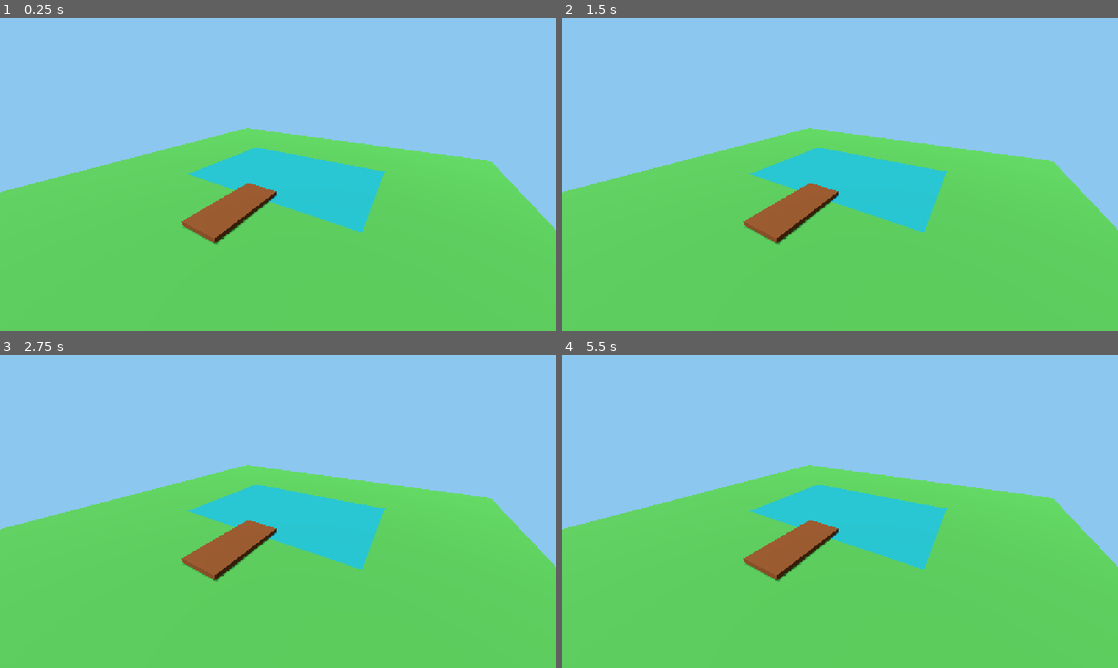
Above: before the commit, frames 1-4 (two rows, left to right).
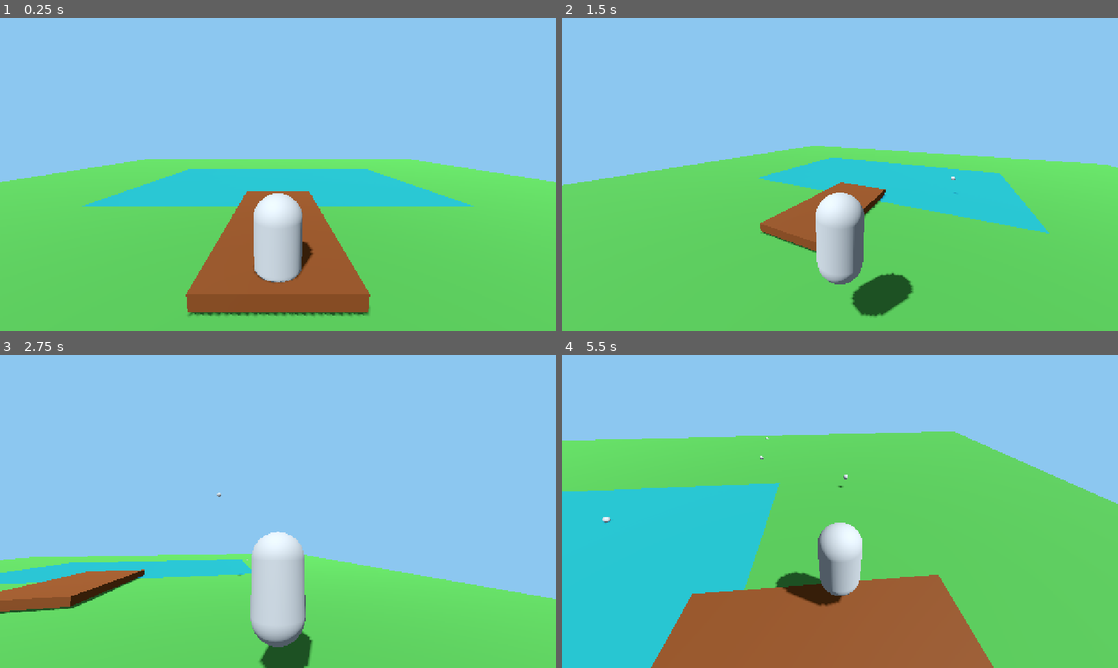
Above: after the commit, the same moments.

Repository: Comper123/FishingGame
Game: Godot game, scene res://scenes/main.tscn
Same seed, same stepped clock (60 frames per second), same inputs: the game is played once before the commit and once after it.
Inputs (mouse positions are in pixels of both pictures, inside the frame that each line leads up to):
- Up to frame 1 (0.25 s): no input
- Up to frame 2 (1.5 s): tap Enter at 0.5 s; move the mouse to (962, 158) at 0.52 s; press the mouse at (962, 158) at 0.53 s; hold D (move_right, bound only after the commit) 0.53-1.28 s; tap Space (jump, bound only after the commit) at 0.77, 0.8, 1.07, 1.35 s; move the mouse to (728, 190) at 1.27 s; release the mouse at (728, 190) at 1.28 s; hold S (move_backward, bound only after the commit) from 1.28 s (still down)
- Up to frame 3 (2.75 s): tap Space (jump, bound only after the commit) at 1.52, 1.82, 2.3 s; click (166, 527) at 1.55 s; move the mouse to (333, 442) at 2.02 s; release S (move_backward, bound only after the commit) at 2.03 s; press the mouse at (333, 442) at 2.03 s; hold D (move_right, bound only after the commit) from 2.03 s (still down)
- Up to frame 4 (5.5 s): move the mouse to (812, 574) at 2.77 s; release D (move_right, bound only after the commit) at 2.78 s; release the mouse at (812, 574) at 2.78 s; hold W (move_forward, bound only after the commit) 2.78-3.53 s; click (812, 574) at 2.85 s; tap Space (jump, bound only after the commit) at 3.02, 3.32, 3.6, 3.77, 4.07, 4.52, 4.82, 5.3 s; move the mouse to (1006, 558) at 3.52 s; hold A (move_left, bound only after the commit) 3.53-5.03 s; click (1006, 558) at 3.67 s; tap Escape (ui_cancel) at 4.15 s; move the mouse to (673, 464) at 4.27 s; click (673, 464) at 4.35 s; move the mouse to (867, 511) at 5.02 s; press the mouse at (867, 511) at 5.03 s; hold S (move_backward, bound only after the commit) from 5.03 s (still down)

The runs differ from the first frame. In frame 1, 19% of the frame differs, in the area x 0-100%, y 35-96%; in frame 2, 12%; in frame 3, 31%; in frame 4, 52%, in the area x 0-100%, y 24-100%.

Commit message:
add player, bobber and base movements

Diff:
--- /dev/null
+++ b/player.tscn
@@ -0,0 +1,23 @@
+[gd_scene format=3 uid="uid://qa3f1bcvhocq"]
+
+[sub_resource type="CapsuleMesh" id="CapsuleMesh_1vivr"]
+
+[sub_resource type="CapsuleShape3D" id="CapsuleShape3D_8vrlf"]
+
+[node name="Player" type="CharacterBody3D" unique_id=1836711902]
+
+[node name="MeshInstance3D" type="MeshInstance3D" parent="." unique_id=1201757446]
+mesh = SubResource("CapsuleMesh_1vivr")
+
+[node name="CollisionShape3D" type="CollisionShape3D" parent="." unique_id=188097906]
+shape = SubResource("CapsuleShape3D_8vrlf")
+
+[node name="CameraPivot" type="Node3D" parent="." unique_id=450917062]
+transform = Transform3D(1, 0, 0, 0, 1, 0, 0, 0, 1, 0, 1.4, 0)
+
+[node name="SpringArm3D" type="SpringArm3D" parent="CameraPivot" unique_id=1451221956]
+transform = Transform3D(1, 0, 0, 0, 0.9848077, 0.17364818, 0, -0.17364818, 0.9848077, 0, 0, 0)
+spring_length = 4.0
+
+[node name="Camera3D" type="Camera3D" parent="CameraPivot/SpringArm3D" unique_id=1400128881]
+current = true
--- a/project.godot
+++ b/project.godot
@@ -22,6 +22,39 @@
 window/size/window_height_override=720
 window/stretch/mode="canvas_items"
 
+[input]
+
+move_forward={
+"deadzone": 0.2,
+"events": [Object(InputEventKey,"resource_local_to_scene":false,"resource_name":"","device":-1,"window_id":0,"alt_pressed":false,"shift_pressed":false,"ctrl_pressed":false,"meta_pressed":false,"pressed":false,"keycode":0,"physical_keycode":87,"key_label":0,"unicode":1094,"location":0,"echo":false,"script":null)
+]
+}
+move_backward={
+"deadzone": 0.2,
+"events": [Object(InputEventKey,"resource_local_to_scene":false,"resource_name":"","device":-1,"window_id":0,"alt_pressed":false,"shift_pressed":false,"ctrl_pressed":false,"meta_pressed":false,"pressed":false,"keycode":0,"physical_keycode":83,"key_label":0,"unicode":1099,"location":0,"echo":false,"script":null)
+]
+}
+move_left={
+"deadzone": 0.2,
+"events": [Object(InputEventKey,"resource_local_to_scene":false,"resource_name":"","device":-1,"window_id":0,"alt_pressed":false,"shift_pressed":false,"ctrl_pressed":false,"meta_pressed":false,"pressed":false,"keycode":0,"physical_keycode":65,"key_label":0,"unicode":1092,"location":0,"echo":false,"script":null)
+]
+}
+move_right={
+"deadzone": 0.2,
+"events": [Object(InputEventKey,"resource_local_to_scene":false,"resource_name":"","device":-1,"window_id":0,"alt_pressed":false,"shift_pressed":false,"ctrl_pressed":false,"meta_pressed":false,"pressed":false,"keycode":0,"physical_keycode":68,"key_label":0,"unicode":1074,"location":0,"echo":false,"script":null)
+]
+}
+jump={
+"deadzone": 0.2,
+"events": [Object(InputEventKey,"resource_local_to_scene":false,"resource_name":"","device":-1,"window_id":0,"alt_pressed":false,"shift_pressed":false,"ctrl_pressed":false,"meta_pressed":false,"pressed":false,"keycode":0,"physical_keycode":32,"key_label":0,"unicode":32,"location":0,"echo":false,"script":null)
+]
+}
+cast={
+"deadzone": 0.2,
+"events": [Object(InputEventMouseButton,"resource_local_to_scene":false,"resource_name":"","device":-1,"window_id":0,"alt_pressed":false,"shift_pressed":false,"ctrl_pressed":false,"meta_pressed":false,"button_mask":0,"position":Vector2(0, 0),"global_position":Vector2(0, 0),"factor":1.0,"button_index":1,"canceled":false,"pressed":false,"double_click":false,"script":null)
+]
+}
+
 [rendering]
 
 renderer/rendering_method="mobile"
--- /dev/null
+++ b/scenes/bobber.tscn
@@ -0,0 +1,16 @@
+[gd_scene format=3 uid="uid://nd80c1xntqil"]
+
+[sub_resource type="SphereMesh" id="SphereMesh_1vivr"]
+radius = 0.12
+height = 0.24
+
+[sub_resource type="SphereShape3D" id="SphereShape3D_8vrlf"]
+radius = 0.12
+
+[node name="Bobber" type="RigidBody3D" unique_id=1701012906]
+
+[node name="MeshInstance3D" type="MeshInstance3D" parent="." unique_id=1538926948]
+mesh = SubResource("SphereMesh_1vivr")
+
+[node name="CollisionShape3D" type="CollisionShape3D" parent="." unique_id=436305498]
+shape = SubResource("SphereShape3D_8vrlf")
--- a/scenes/main.tscn
+++ b/scenes/main.tscn
@@ -1,4 +1,6 @@
 [gd_scene format=3 uid="uid://blduas550oc8w"]
+
+[ext_resource type="PackedScene" uid="uid://qa3f1bcvhocq" path="res://scenes/player.tscn" id="1_o5qli"]
 
 [sub_resource type="Environment" id="Environment_main"]
 background_mode = 1
@@ -33,6 +35,9 @@
 material = SubResource("Material_dock")
 size = Vector3(3.2, 0.35, 7)
 
+[sub_resource type="BoxShape3D" id="BoxShape3D_1vivr"]
+size = Vector3(40, 0.2, 40)
+
 [node name="Main" type="Node3D" unique_id=1177953344]
 
 [node name="WorldEnvironment" type="WorldEnvironment" parent="." unique_id=1569443520]
@@ -57,3 +62,12 @@
 [node name="Camera" type="Camera3D" parent="." unique_id=1645448339]
 transform = Transform3D(0.8480481, -0.21553758, 0.48410532, 0, 0.9135454, 0.40673664, -0.52991927, -0.34493223, 0.77473044, 10, 9, 15)
 current = true
+
+[node name="GroundBody" type="StaticBody3D" parent="." unique_id=680172731]
+transform = Transform3D(1, 0, 0, 0, 1, 0, 0, 0, 1, 0, -0.1, 0)
+
+[node name="CollisionShape3D" type="CollisionShape3D" parent="GroundBody" unique_id=1843009946]
+shape = SubResource("BoxShape3D_1vivr")
+
+[node name="Player" parent="." unique_id=1836711902 instance=ExtResource("1_o5qli")]
+transform = Transform3D(1, 0, 0, 0, 1, 0, 0, 0, 1, 0, 1, 8)
--- /dev/null
+++ b/scenes/player.tscn
@@ -0,0 +1,31 @@
+[gd_scene format=3 uid="uid://qa3f1bcvhocq"]
+
+[ext_resource type="Script" uid="uid://bnmbqf0vh2d0k" path="res://scripts/player.gd" id="1_3vyb7"]
+[ext_resource type="PackedScene" uid="uid://nd80c1xntqil" path="res://scenes/bobber.tscn" id="2_g2els"]
+
+[sub_resource type="CapsuleMesh" id="CapsuleMesh_1vivr"]
+
+[sub_resource type="CapsuleShape3D" id="CapsuleShape3D_8vrlf"]
+
+[node name="Player" type="CharacterBody3D" unique_id=1836711902]
+script = ExtResource("1_3vyb7")
+bobber_scene = ExtResource("2_g2els")
+
+[node name="MeshInstance3D" type="MeshInstance3D" parent="." unique_id=1201757446]
+mesh = SubResource("CapsuleMesh_1vivr")
+
+[node name="CollisionShape3D" type="CollisionShape3D" parent="." unique_id=188097906]
+shape = SubResource("CapsuleShape3D_8vrlf")
+
+[node name="CameraPivot" type="Node3D" parent="." unique_id=450917062]
+transform = Transform3D(1, 0, 0, 0, 1, 0, 0, 0, 1, 0, 1.4, 0)
+
+[node name="SpringArm3D" type="SpringArm3D" parent="CameraPivot" unique_id=1451221956]
+transform = Transform3D(1, 0, 0, 0, 0.9848077, 0.17364818, 0, -0.17364818, 0.9848077, 0, 0, 0)
+spring_length = 4.0
+
+[node name="Camera3D" type="Camera3D" parent="CameraPivot/SpringArm3D" unique_id=1400128881]
+current = true
+
+[node name="CastOrigin" type="Marker3D" parent="CameraPivot" unique_id=1998034374]
+transform = Transform3D(1, 0, 0, 0, 1, 0, 0, 0, 1, 0, 0, -1)
--- /dev/null
+++ b/scripts/player.gd
@@ -0,0 +1,82 @@
+extends CharacterBody3D
+
+@export var speed: float = 5.0
+@export var acceleration: float = 16.0
+@export var jump_velocity: float = 5.0
+@export var mouse_sensetivity: float = 0.002
+@export var bobber_scene: PackedScene
+@export var cast_force: float = 10.0
+@export var cast_upward_force: float = 2.5
+
+@onready var camera_pivot: Node3D = $CameraPivot
+@onready var cast_origin: Marker3D = $CameraPivot/CastOrigin
+
+
+var gravity: float = float(
+	ProjectSettings.get_setting("physics/3d/default_gravity")
+)
+
+
+func _ready() -> void:
+	Input.mouse_mode = Input.MOUSE_MODE_CAPTURED
+
+
+func _unhandled_input(event: InputEvent) -> void:
+	if (event is InputEventMouseMotion and Input.mouse_mode == Input.MOUSE_MODE_CAPTURED):
+		rotate_y(-event.relative.x * mouse_sensetivity)
+		camera_pivot.rotate_x(-event.relative.y * mouse_sensetivity)
+
+		camera_pivot.rotation.x = clampf(camera_pivot.rotation.x, deg_to_rad(-60.0), deg_to_rad(45.0))
+
+	if event.is_action_pressed("ui_cancel"):
+		Input.mouse_mode = Input.MOUSE_MODE_VISIBLE
+
+	if (event is InputEventMouseButton and event.button_index == MOUSE_BUTTON_LEFT and event.pressed):
+		Input.mouse_mode = Input.MOUSE_MODE_CAPTURED
+
+	if (event.is_action_pressed("cast") and Input.mouse_mode == Input.MOUSE_MODE_CAPTURED):
+		cast_bobber()
+
+
+func _physics_process(delta: float) -> void:
+	apply_gravity(delta)
+	handle_jump()
+	handle_movement(delta)
+	move_and_slide()
+
+
+func apply_gravity(delta: float) -> void:
+	if not is_on_floor():
+		velocity.y -= gravity * delta
+
+
+func handle_jump() -> void:
+	if Input.is_action_just_pressed("jump") and is_on_floor():
+		velocity.y = jump_velocity
+
+
+func handle_movement(delta: float) -> void:
+	var input_direction := Input.get_vector(
+		"move_left",
+		"move_right",
+		"move_forward",
+        "move_backward"
+	)
+
+	var direction := (transform.basis * Vector3(input_direction.x, 0.0, input_direction.y)).normalized()
+	var target_velocity := direction * speed
+	velocity.x = move_toward(velocity.x, target_velocity.x, acceleration * delta)
+	velocity.z = move_toward(velocity.z, target_velocity.z, acceleration * delta)
+
+
+func cast_bobber() -> void:
+	if bobber_scene == null:
+		push_warning("Bobber Scene не назначена")
+		return
+
+	var bobber := bobber_scene.instantiate() as RigidBody3D
+	get_tree().current_scene.add_child(bobber)
+	bobber.global_position = cast_origin.global_position
+
+	var forward := -cast_origin.global_basis.z
+	bobber.apply_central_impulse(forward * cast_force + Vector3.UP * cast_upward_force)
Not shown, added: scripts/player.gd.uid
